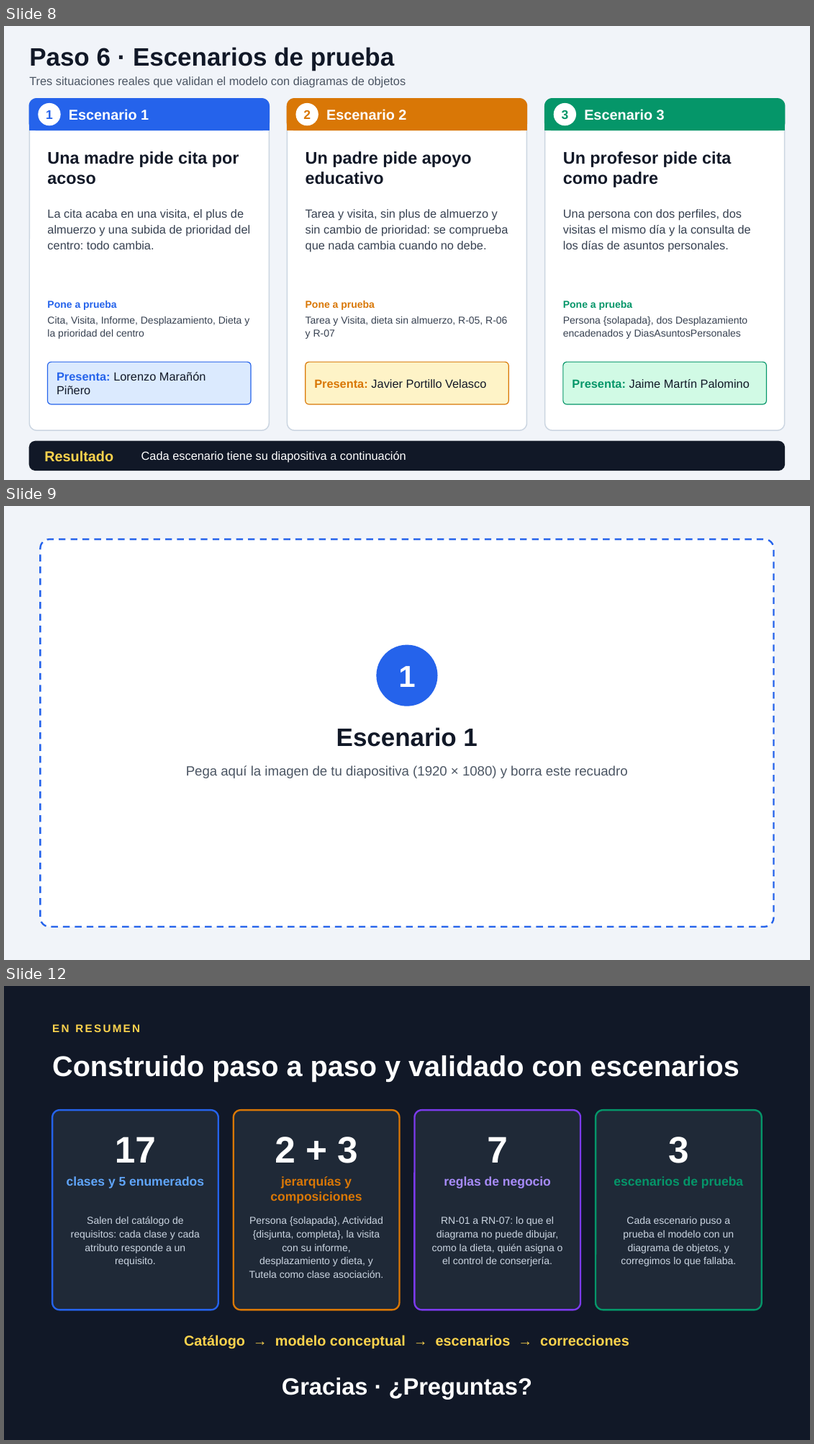
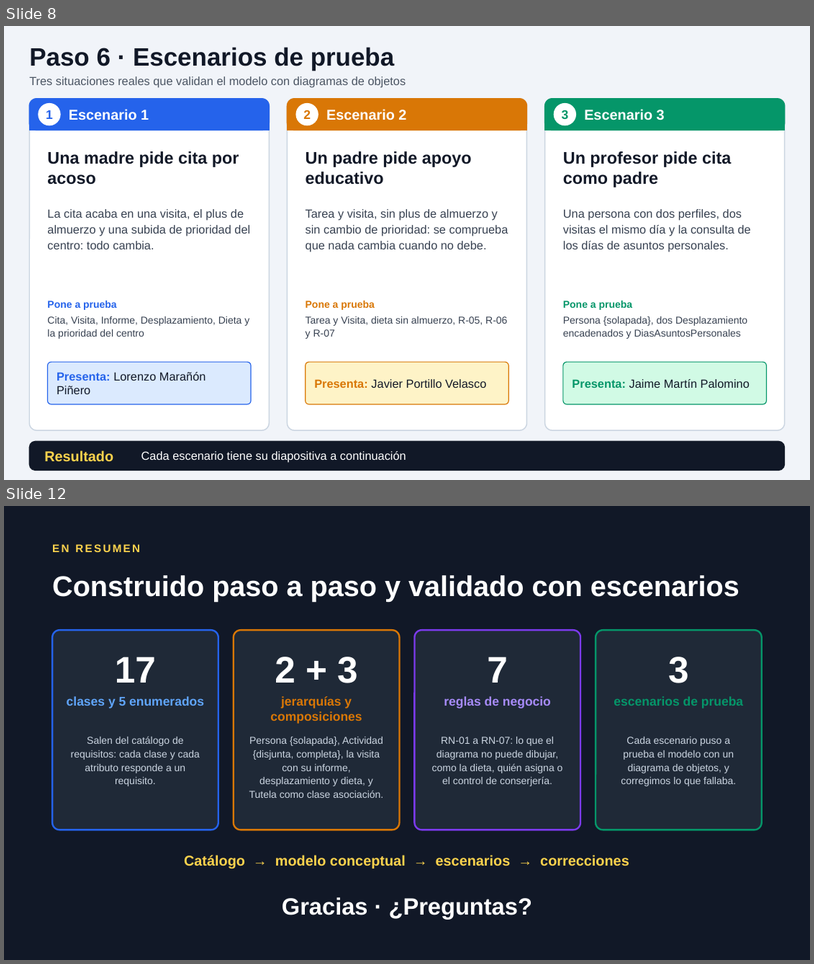
Before and after one commit to lorenzomaranon/ProyectoBD_Inspeccion_Educativa, a slide deck: docs/PRESENTACION_MC.pptx. Shown one above the other, each under a label of ours: slides 8, 9 and 12 before the commit, slides 8 and 12 after it; the slides between them are not shown. The pictures are 814x1444 and 814x964 pixels, drawn with LibreOffice and Linux fonts; fonts in the diff are those of the drawing. Boxes give left, top, right and bottom in pixels: in the first picture for what was removed or moved away, otherwise in the second. Text is boxed around its words. In the diff, an @@ line names an element or a change of style, - is before the commit and + after.

Commit message:
Añade diapositiva escenario 1

```diff
--- a/docs/PRESENTACION_MC.pptx
+++ b/docs/PRESENTACION_MC.pptx
@@ slide 9 removed at (4, 506, 810, 960), background #F1F4F9 @@
@@ rounded rectangle removed at (40, 539, 774, 926) @@
@@ ellipse removed at (377, 645, 437, 705) @@
@@ text removed at (399, 666, 415, 687) @@
-1
@@ text removed at (337, 727, 477, 746) @@
-Escenario 1
@@ text removed at (186, 765, 628, 778) @@
-Pega aquí la imagen de tu diapositiva (1920 × 1080) y borra este recuadro
```
Also in this commit, not shown: 1 slide added, 1 other file.
